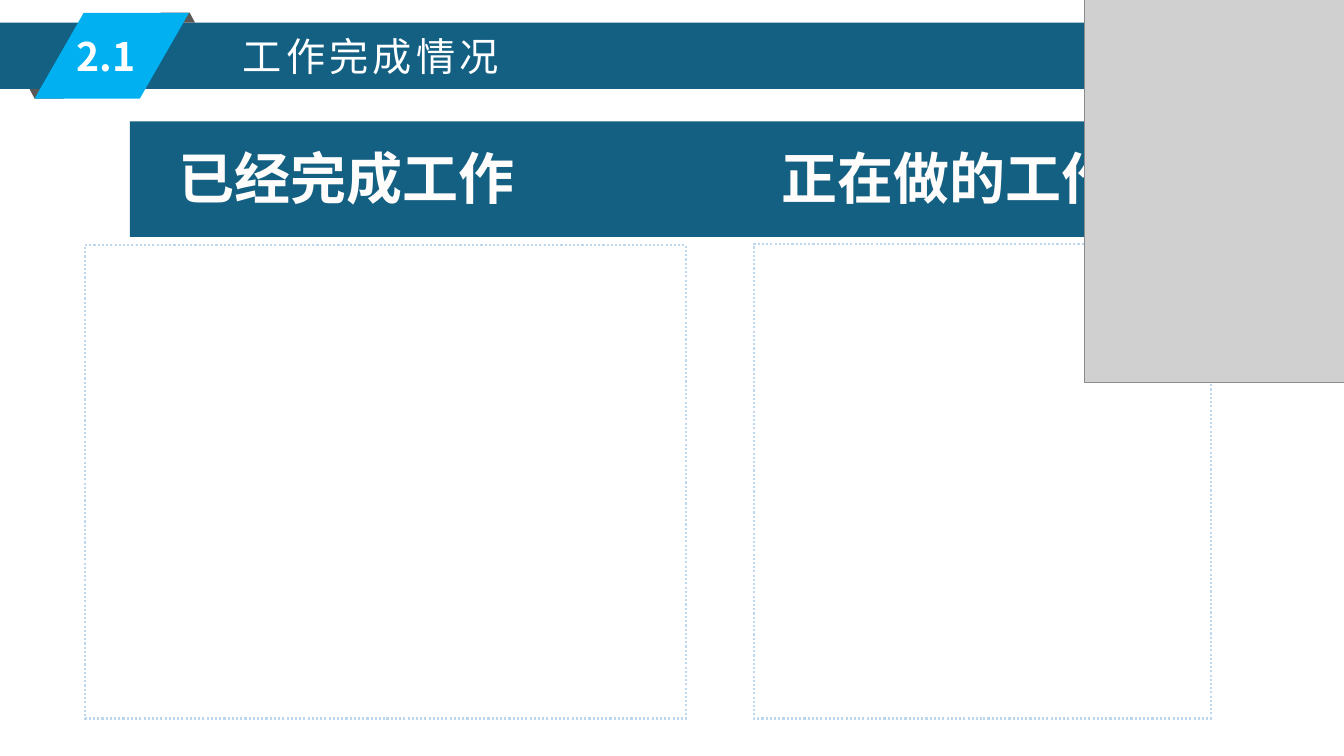
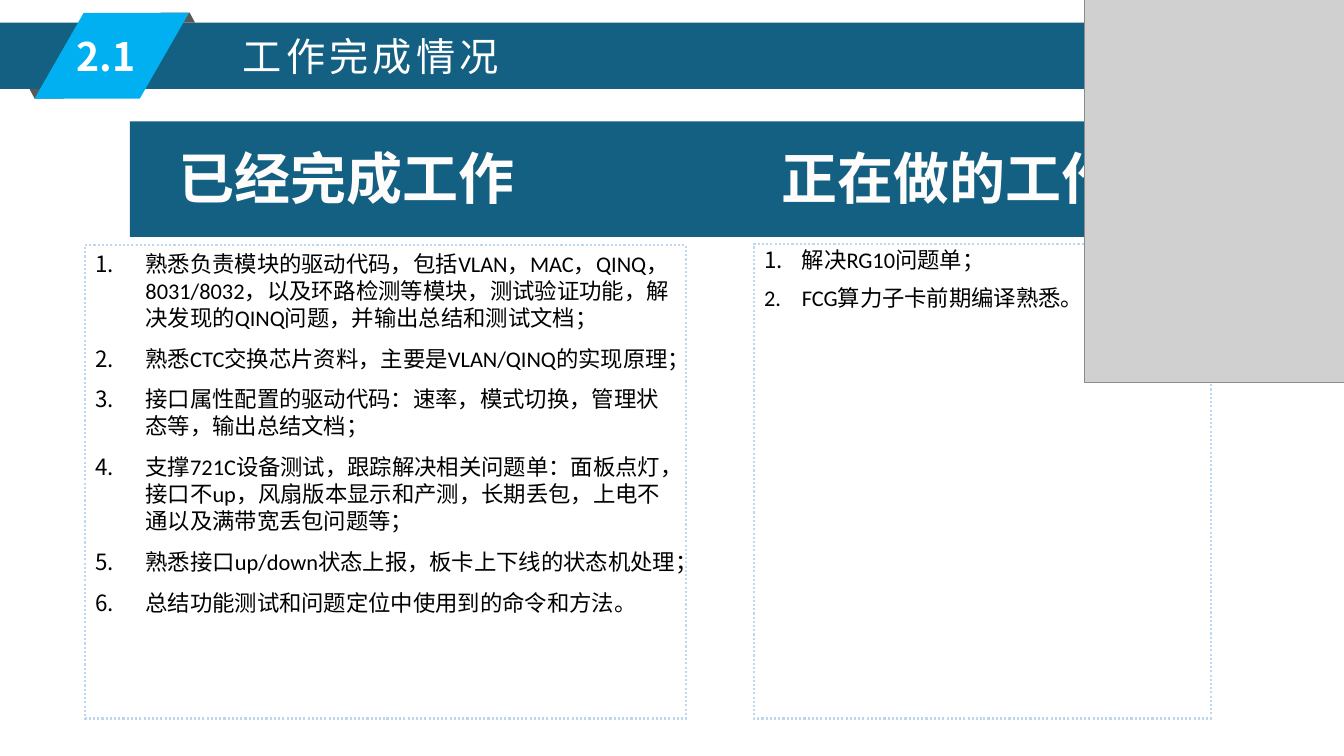
Before and after one commit to abo-wust/notes, a slide deck: slide 5 of 工作笔记/raisecom/02 部门规范/转正答辩PPT模板(软件部).pptx. Drawn at 1344x756 pixels with LibreOffice and Linux fonts; fonts in the diff are those of the drawing; grey boxes stand for pictures. Boxes give left, top, right and bottom in pixels: in the first picture for what was removed or moved away, otherwise in the second. Text is boxed around its words. In the diff, an @@ line names an element or a change of style, - is before the commit and + after.

```diff
--- a/工作笔记/raisecom/02 部门规范/转正答辩PPT模板(软件部).pptx
+++ b/工作笔记/raisecom/02 部门规范/转正答辩PPT模板(软件部).pptx
@@ text added at (145, 253, 697, 613), 16 pt, text #000000 @@
+1. 熟悉负责模块的驱动代码，包括VLAN，MAC，QINQ，8031/8032，以及环路检测等模块，测试验证功能，解决发现的QINQ问题，并输出总结和测试文档；
+2. 熟悉CTC交换芯片资料，主要是VLAN/QINQ的实现原理；
+3. 接口属性配置的驱动代码：速率，模式切换，管理状态等，输出总结文档；
+4. 支撑721C设备测试，跟踪解决相关问题单：面板点灯，接口不up，风扇版本显示和产测，长期丢包，上电不通以及满带宽丢包问题等；
+5. 熟悉接口up/down状态上报，板卡上下线的状态机处理；
+6. 总结功能测试和问题定位中使用到的命令和方法。
@@ text added at (802, 249, 1083, 308), 16 pt, text #000000 @@
+1. 解决RG10问题单；
+2. FCG算力子卡前期编译熟悉。
```
Also in this commit, not shown: 6 other slides changed.
